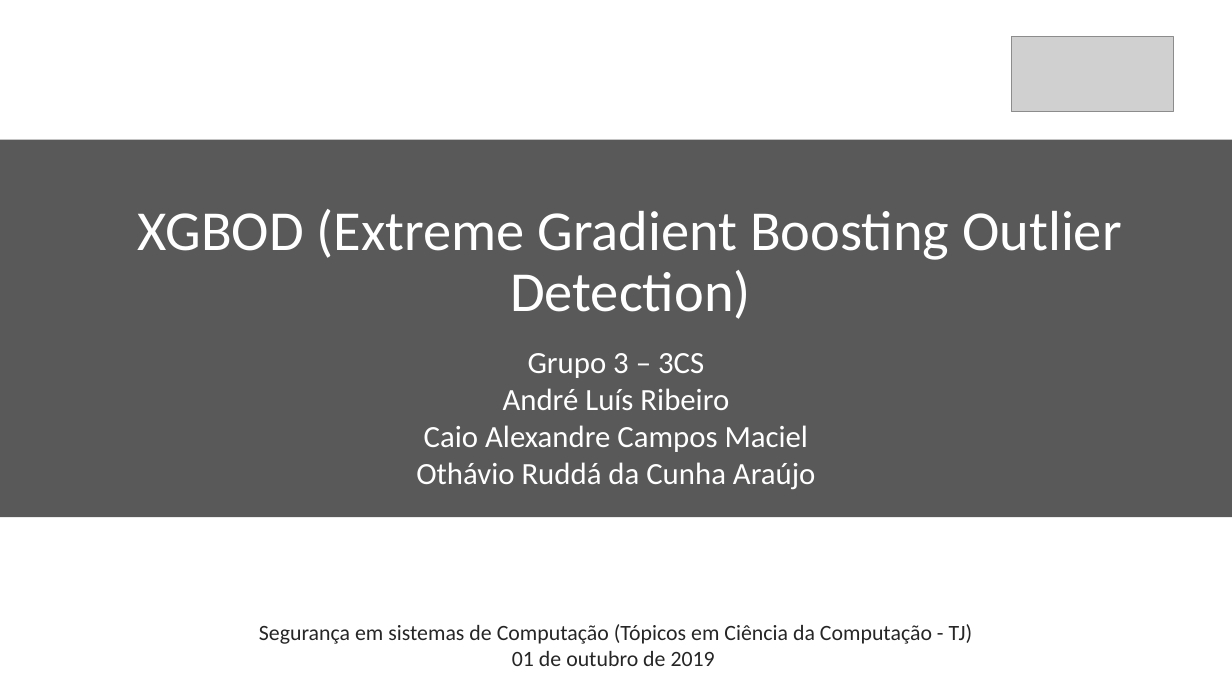
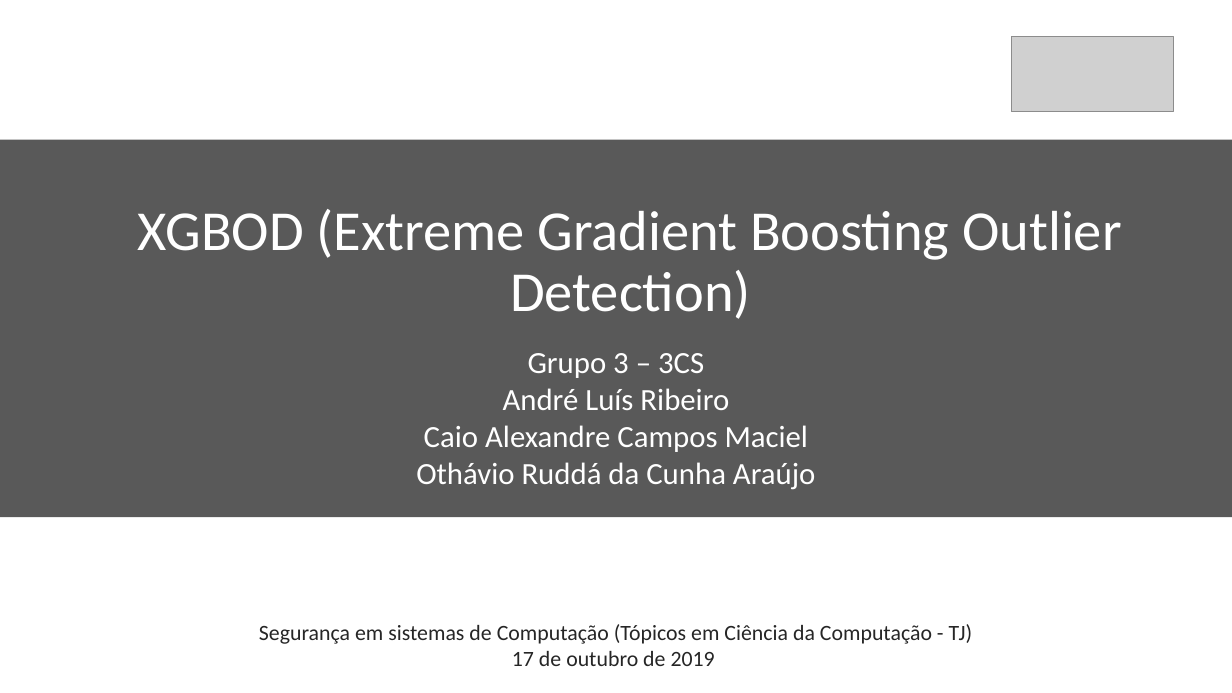
Before and after one commit to KaioAlex/DigitalSecurity, a slide deck: slide 1 of XGBOD-Seminar/XGBOD Seminar.pptx. Drawn at 1232x693 pixels with LibreOffice and Linux fonts; fonts in the diff are those of the drawing; grey boxes stand for pictures. Boxes give left, top, right and bottom in pixels: in the first picture for what was removed or moved away, otherwise in the second. Text is boxed around its words. In the diff, an @@ line names an element or a change of style, - is before the commit and + after.

```diff
--- a/XGBOD-Seminar/XGBOD Seminar.pptx
+++ b/XGBOD-Seminar/XGBOD Seminar.pptx
@@ text at (512, 651, 715, 666): text changed @@
-01 de outubro de 2019
+17 de outubro de 2019
```
Also in this commit, not shown: 1 other file.
